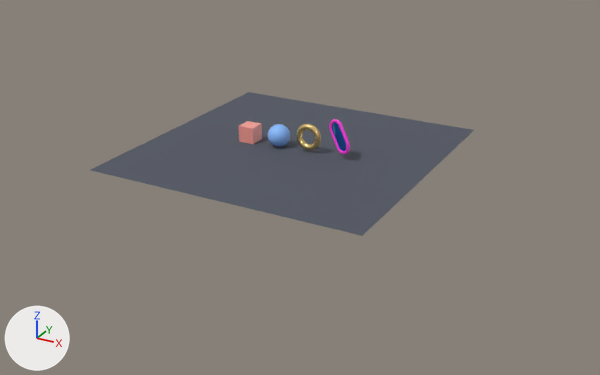
Two versions of the Blender file blender/demo.blend, one commit apart.
Rendered twice from a 50 mm lens placed at (28.2, -48.2, 21.2), pointed at (2.9, -2.2, -1.8). Lighting does not change. The marker at lower left points along +X, +Y and +Z. The first picture is the older version.

Names of what the first picture shows: 'Cube', 'Floor' and 4 more.
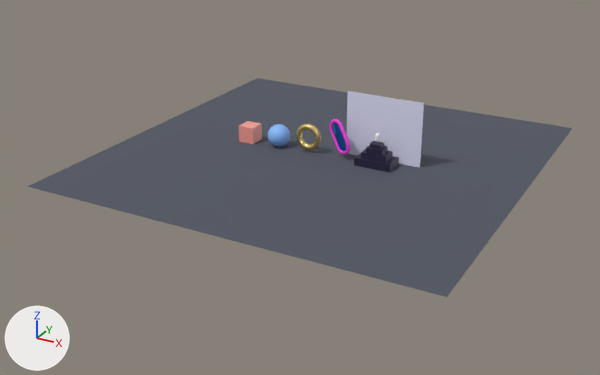
The change, as a diff of the scene's bpy script:
```diff
--- a/blender/demo.blend.py
+++ b/blender/demo.blend.py
@@ me_plane @@
-me_plane.from_pydata(...)  # 4 vertices, 1 face; spans x -10.0..10.0, y -10.0..10.0, z 0.0
-me_plane.vertices[0].co = (-10.0, -10.0, 0.0)  # pixel (89, 170)
-me_plane.vertices[1].co = (10.0, -10.0, 0.0)  # pixel (362, 235)
-me_plane.vertices[2].co = (-10.0, 10.0, 0.0)  # pixel (248, 92)
-me_plane.vertices[3].co = (10.0, 10.0, 0.0)  # pixel (474, 130)
+me_plane.from_pydata(...)  # 4 vertices, 1 face; spans x -14.0..14.0, y -14.0..14.0, z 0.0
+# me_plane part 1
+me_plane.vertices[0].co = (-14.0, -14.0, 0.0)  # pixel (27, 186)
+me_plane.vertices[1].co = (14.0, -14.0, 0.0)  # pixel (446, 297)
+me_plane.vertices[2].co = (-14.0, 14.0, 0.0)  # pixel (257, 78)
+me_plane.vertices[3].co = (14.0, 14.0, 0.0)  # pixel (572, 128)
 me_plane.materials.append(mat_floor)
@@ me_plane_001 @@
+me_plane_001.from_pydata([(-2.75, -2.75, 0.0), (2.75, -2.75, 0.0), (-2.75, 2.75, 0.0), (2.75, 2.75, 0.0)], [], [(0, 1, 3, 2)])
+me_plane_001.materials.append(mat_stack_halo)  # pale blue #e7e7ff
@@ ob_floor @@
 ob_floor = bpy.data.objects.new('Floor', me_plane)
-ob_floor.location = (1.2, 0.0, 0.0)
+ob_floor.location = (3.6, 0.0, 0.0)
@@ ob_stack_halo @@
+ob_stack_halo = bpy.data.objects.new('Stack_Halo', me_plane_001)
+ob_stack_halo.parent = ob_stack
+ob_stack_halo.location = (0.0, 1.0, 1.79)
+ob_stack_halo.rotation_euler = (1.571, 0.0, 0.0)  # degrees (90, 0, 0)
@@ ob_stack @@
+ob_stack = bpy.data.objects.new('Stack', None)
+ob_stack.location = (7.6, 0.0, 0.0)
@@ ob_stack_step4 @@
+ob_stack_step4 = bpy.data.objects.new('Stack_Step4', me_cube_004)  # a box spanning x -0.4..0.4, y -0.3..0.3, z -0.14..0.14; in mat_stack_ink (dark blue #27213f)
+ob_stack_step4.parent = ob_stack
+ob_stack_step4.location = (0.0, 0.0, 1.45)
@@ ob_stack_step3 @@
+ob_stack_step3 = bpy.data.objects.new('Stack_Step3', me_cube_003)  # a box spanning x -0.6..0.6, y -0.425..0.425, z -0.17..0.17; in mat_stack_ink (dark blue #27213f)
+ob_stack_step3.parent = ob_stack
+ob_stack_step3.location = (0.0, 0.0, 1.14)
@@ ob_stack_step2 @@
+ob_stack_step2 = bpy.data.objects.new('Stack_Step2', me_cube_002)  # a box spanning x -0.9..0.9, y -0.58..0.58, z -0.21..0.21; in mat_stack_ink (dark blue #27213f)
+ob_stack_step2.parent = ob_stack
+ob_stack_step2.location = (0.0, 0.0, 0.76)
@@ ob_stack_step1 @@
+ob_stack_step1 = bpy.data.objects.new('Stack_Step1', me_cube_001)  # a box spanning x -1.3..1.3, y -0.75..0.75, z -0.28..0.28; in mat_stack_ink (dark blue #27213f)
+ob_stack_step1.parent = ob_stack
+ob_stack_step1.location = (0.0, 0.0, 0.275)
```

Boxes [x1, y1, x2, y2] around the edits, measured in the pictures (600 x 375 px):
'Floor', reshaped, moved (42% wider, 52% taller): before [91, 92, 474, 236]; after [27, 78, 572, 297]
'Stack_Halo', added (pale blue): after [347, 91, 424, 168]
'Stack_Step1', added (dark blue): after [354, 153, 399, 172]
'Stack_Step2', added: after [361, 149, 393, 163]
'Stack_Step3', added: after [366, 145, 388, 155]
'Stack_Step4', added: after [370, 141, 384, 149]
